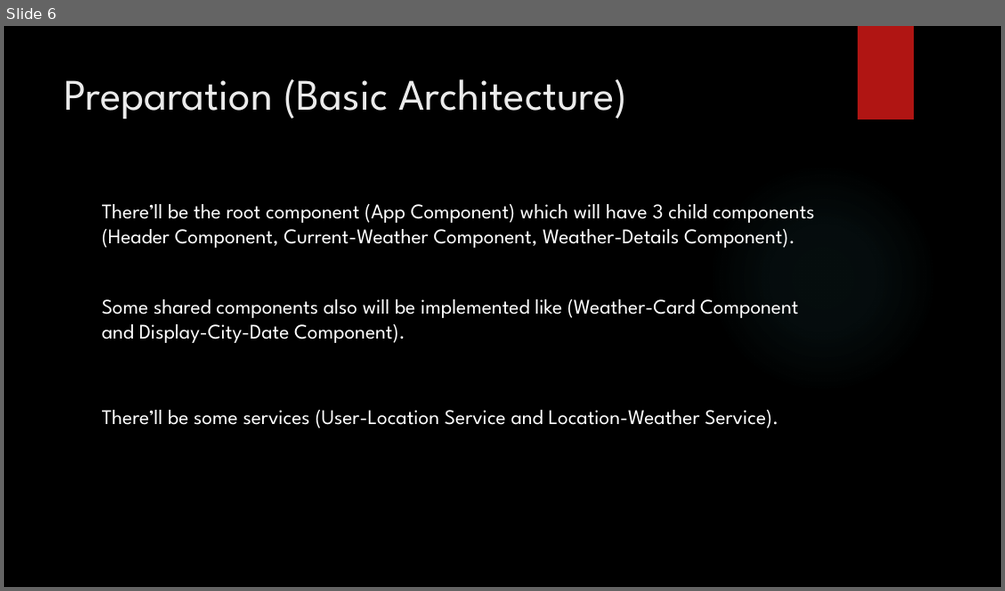
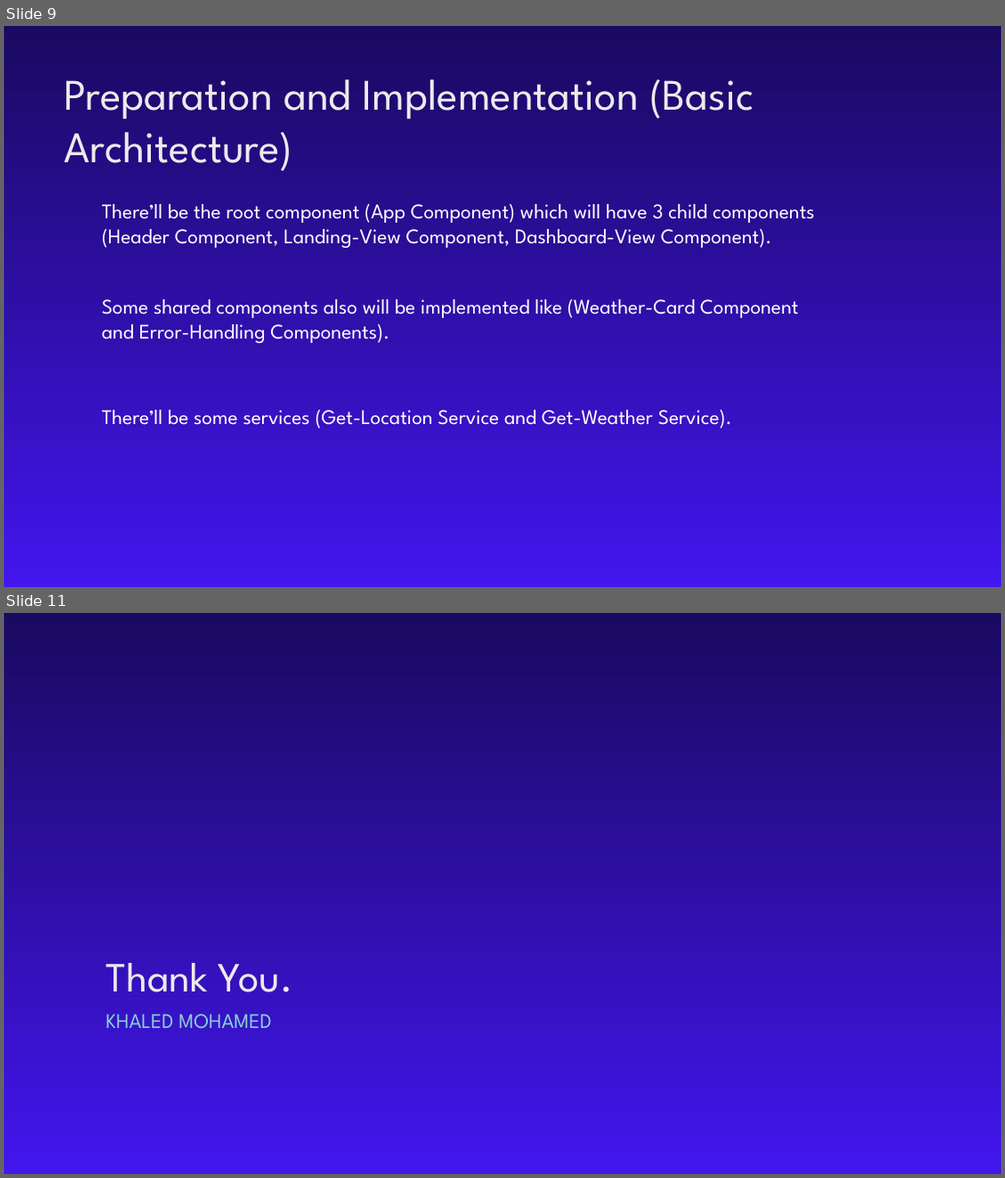
Before and after one commit to KhaledMhmd/Weather-Application, a slide deck: Presentation/Weather Website.pptm. Shown one above the other, each under a label of ours: slide 6 before the commit, slides 9 and 11 after it; the slides between them are not shown. The pictures are 1005x591 and 1005x1178 pixels, drawn with LibreOffice and Linux fonts; fonts in the diff are those of the drawing; background and template pictures are left out. Boxes give left, top, right and bottom in pixels: in the first picture for what was removed or moved away, otherwise in the second. Text is boxed around its words. In the diff, an @@ line names an element or a change of style, - is before the commit and + after.

```diff
--- a/Presentation/Weather Website.pptm
+++ b/Presentation/Weather Website.pptm
@@ slide 11 added at (4, 613, 1001, 1174), background gradient #1A0961 to #4216ED @@
@@ title added at (105, 963, 293, 992), 40 pt, text #EBEBEB @@
+Thank You.
@@ text added at (105, 1013, 272, 1029), 20 pt, text #8AD0D6 @@
+KHALED MOHAMED
@@ what was slide 6 is now slide 9 @@
@@ slide 9 changed as well @@
@@ background picture (left out) to gradient #1A0961 to #4216ED @@
@@ rectangle removed at (858, 26, 914, 119) @@
@@ title at (65, 79, 753, 171): text changed @@
-Preparation (Basic Architecture)
+Preparation and Implementation (Basic Architecture)
@@ ellipse removed at (708, 163, 938, 394) @@
@@ text at (102, 204, 815, 428): text changed @@
-There’ll be the root component (App Component) which will have 3 child components (Header Component, Current-Weather Component, Weather-Details Component).
-Some shared components also will be implemented like (Weather-Card Component and Display-City-Date Component).
-There’ll be some services (User-Location Service and Location-Weather Service).
+There’ll be the root component (App Component) which will have 3 child components (Header Component, Landing-View Component, Dashboard-View Component).
+Some shared components also will be implemented like (Weather-Card Component and Error-Handling Components).
+There’ll be some services (Get-Location Service and Get-Weather Service).
```
Also in this commit, not shown: 4 other slides changed, 5 other slides added, 1 slide removed, 21 other files.
